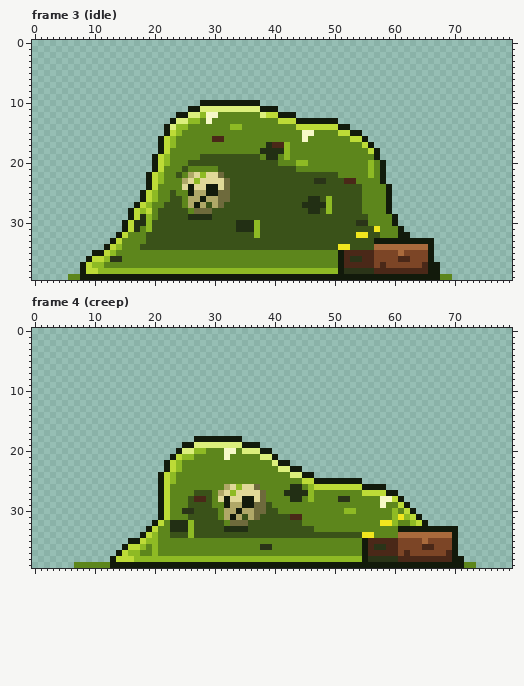
A pixel-art file gets an edit: assets/source/characters/slime/slime_01.ase. The first picture shows the starting point.
80x40 pixels, 16 frames. Shown: frame 3 (idle), frame 4 (creep). The commit also changed other frames, which this record leaves out.
The result:
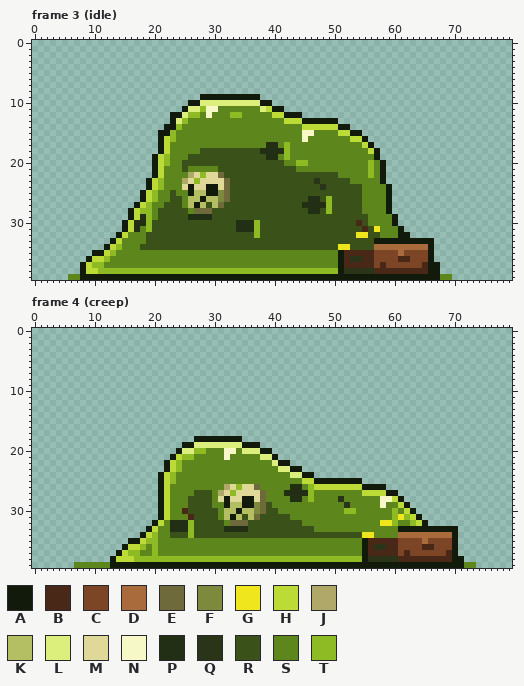
Palette (. is transparent): A #121a0b  B #4a2818  C #7c4526  D #a96a3c  E #6e6a3c  F #7d893c  G #f0e61e  H #bddb37  J #b0a868  K #b4be62  L #dcef7c  M #e0d898  N #f6f8c8  P #222f14  Q #2a3418  R #3a5219  S #5d861c  T #8eba24
From old to new:
Frame 3 (idle):
y 9: x 28..37 .......... -> AAAAAAAAAA
y 10: x 26..39 ..AAAAAAAAAA.. -> AALLLLLLLLLLAA
y 11: x 25..39 .AALLLLLLLLLLAA -> ALLTNNSSSSSSSLH; x 41 . -> A
y 12: x 23 . -> A; x 25..28 ALLT -> LTTS; x 30 N -> S; x 33..34 SS -> TT; x 38..39 LH -> SS; x 41 A -> H; x 44 . -> A
y 13: x 25..27 LTT -> TSS; x 29 N -> S; x 41 H -> S; x 44 A -> H
y 14: x 23 L -> A; x 25 T -> S; x 33..34 TT -> SS; x 44 H -> S
y 15: x 21 . -> A; x 23..24 HT -> TS
y 16: x 30..31 BB -> SS
y 17: x 23 T -> S; x 40..41 BB -> PS
y 18: x 28..37 SSSSSSSSSS -> RRRRRRRRRR
y 19: x 26..27 SS -> RR; x 38 S -> R
y 20: x 25 S -> R; x 41 S -> R
y 22: x 19..21 AHT -> .AH; x 24 R -> S
y 23: x 48 Q -> R; x 52..53 BB -> RS
y 24: x 21 S -> T; x 48 R -> Q
y 25: x 27..28 JJ -> KK; x 31 E -> F
y 26: x 26..27 JJ -> KK; x 29..31 JJE -> KKF
y 27: x 26 J -> K; x 28 J -> K; x 30 J -> K
y 28: x 19 H -> T
y 30: x 54..55 QQ -> BR
y 31: x 55 R -> B
y 36: x 13..14 QQ -> SS
Frame 4 (creep):
y 28: x 27..28 BB -> RR; x 52 Q -> S
y 29: x 33..34 JJ -> KK; x 37 E -> F; x 52 S -> Q
y 30: x 25..26 QQ -> BR; x 32..33 JJ -> KK; x 35..37 JJE -> KKF
y 31: x 26 R -> B; x 32 J -> K; x 34 J -> K; x 36 J -> K; x 43..44 BB -> SS
y 36: x 38..39 QQ -> SS
Pixel boxes of the changes (left, top, right, bottom) in both pictures:
changed: (146, 94, 302, 214)
changed: (320, 178, 356, 190)
changed: (356, 220, 368, 232)
changed: (110, 256, 122, 262)
changed: (182, 496, 260, 520)
changed: (344, 496, 350, 508)
changed: (290, 514, 302, 520)
changed: (260, 544, 272, 550)
